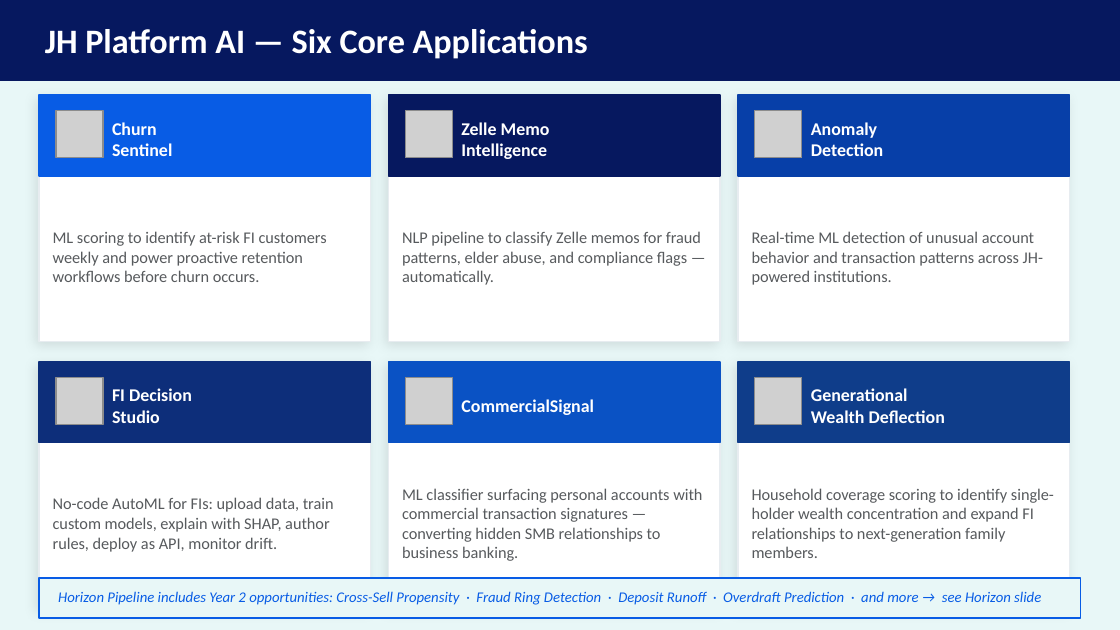
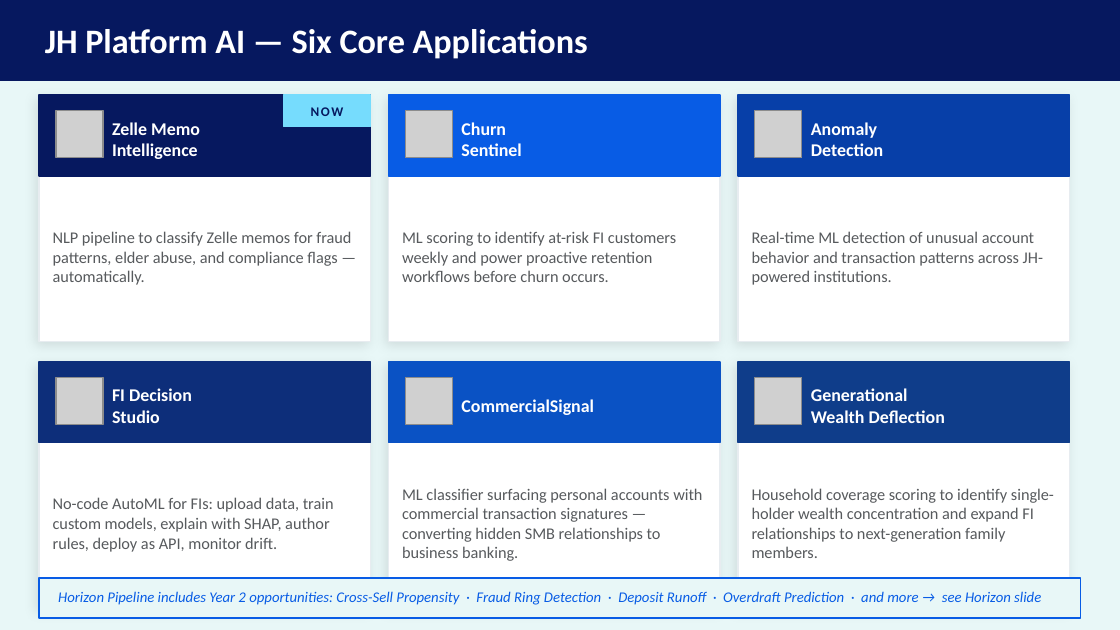
Before and after one commit to MonkeyWrenchGang/jhai_presentations, a slide deck: slide 5 of JH_DS_Strategy_JHBI.pptx. Drawn at 1120x630 pixels with LibreOffice and Linux fonts; fonts in the diff are those of the drawing; grey boxes stand for pictures. Boxes give left, top, right and bottom in pixels: in the first picture for what was removed or moved away, otherwise in the second. Text is boxed around its words. In the diff, an @@ line names an element or a change of style, - is before the commit and + after.

```diff
--- a/JH_DS_Strategy_JHBI.pptx
+++ b/JH_DS_Strategy_JHBI.pptx
@@ rectangle at box(39, 95, 371, 176): fill #085CE5 to #06185F; outline #085CE5 1 pt to #06185F 1 pt @@
@@ text "Zelle Memo": place and size @@
-text "Zelle Memo" at box(461, 122, 550, 159)
+text "Zelle Memo" at box(112, 122, 200, 159)
@@ rectangle added at box(283, 95, 371, 127), fill #76DCFD, outline #76DCFD 1 pt @@
@@ text added at box(311, 107, 344, 116), 8.5 pt, text #06185F, bold @@
+NOW
@@ rectangle at box(389, 95, 720, 176): fill #06185F to #085CE5; outline #06185F 1 pt to #085CE5 1 pt @@
@@ text "Churn": place and size @@
-text "Churn" at box(112, 122, 172, 156)
+text "Churn" at box(461, 122, 521, 156)
@@ text "NLP pipeline to classify Zelle ...": place and size @@
-text "NLP pipeline to classify Zelle ..." at box(402, 231, 701, 285)
+text "NLP pipeline to classify Zelle ..." at box(53, 231, 351, 285)
@@ text "ML scoring to identify at-risk ...": place and size @@
-text "ML scoring to identify at-risk ..." at box(53, 231, 327, 282)
+text "ML scoring to identify at-risk ..." at box(402, 231, 676, 282)
```
Also in this commit, not shown: 6 other slides changed, 2 slides added, 3 slides removed, 3 other files.
